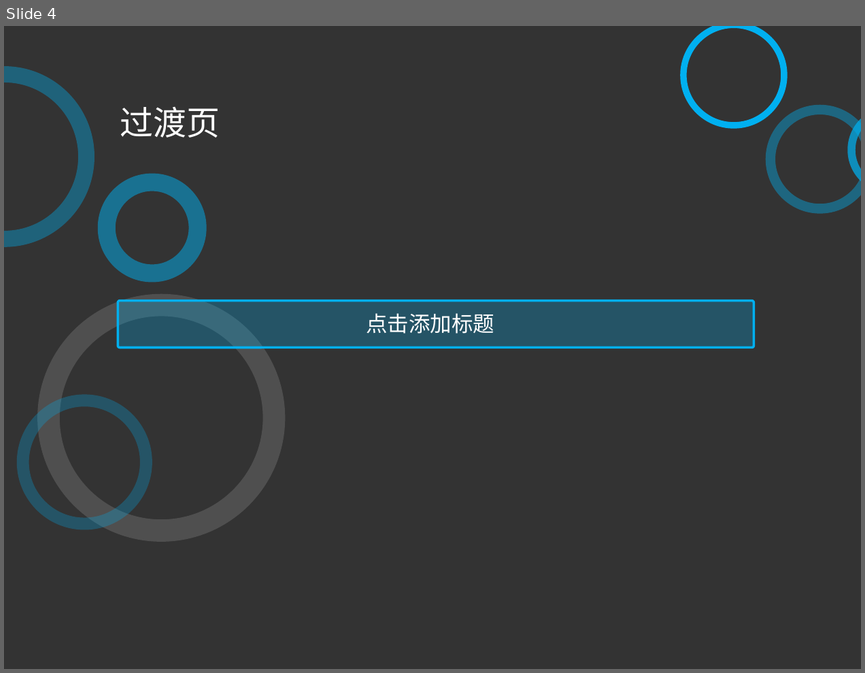
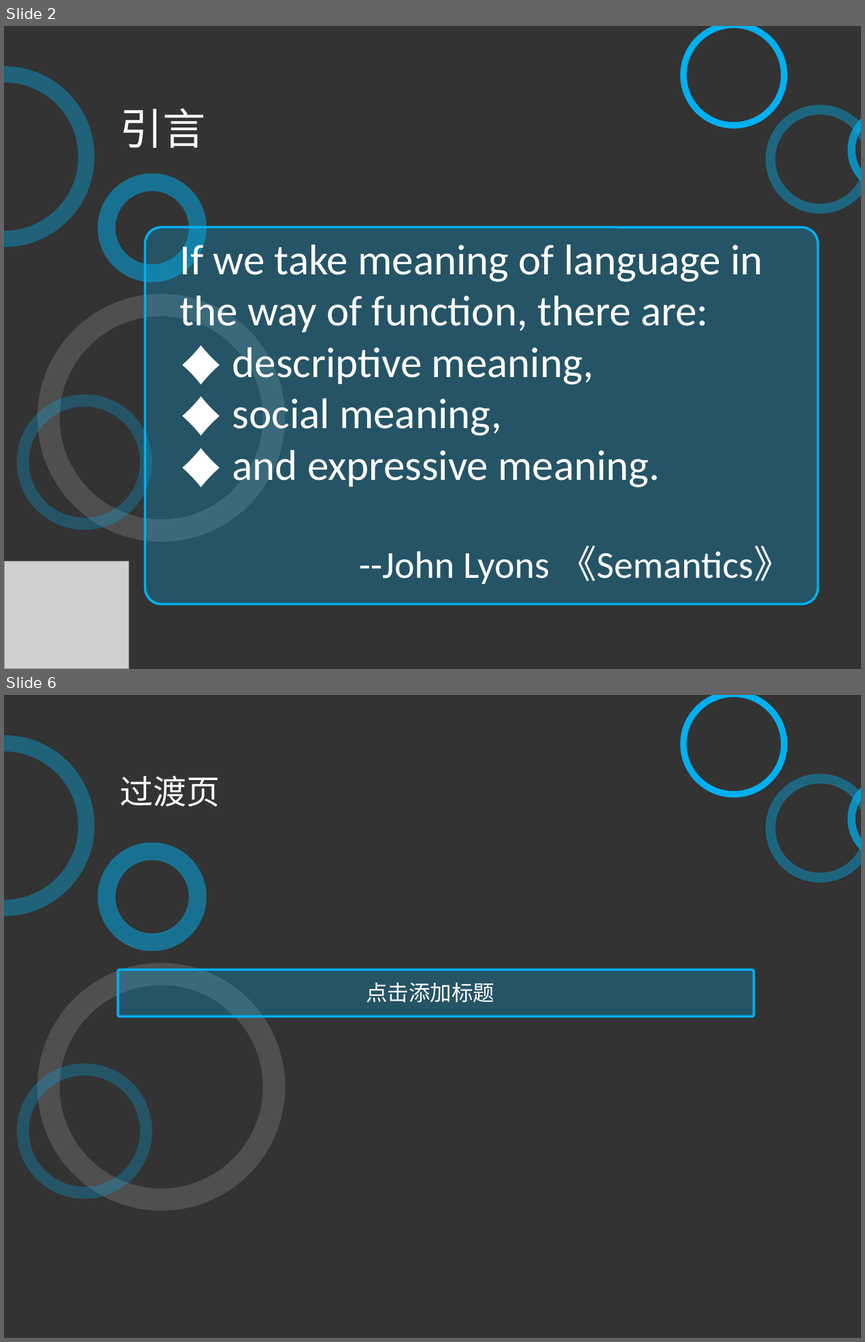
Before and after one commit to xsongx/MyThesis, a slide deck: 答辩.ppt. Shown one above the other, each under a label of ours: slide 4 before the commit, slides 2 and 6 after it; the slides between them are not shown. The pictures are 865x673 and 865x1342 pixels, drawn with LibreOffice and Linux fonts; fonts in the diff are those of the drawing; grey boxes stand for pictures. Boxes give left, top, right and bottom in pixels: in the first picture for what was removed or moved away, otherwise in the second. Text is boxed around its words. In the diff, an @@ line names an element or a change of style, - is before the commit and + after.

```diff
--- a/答辩.ppt
+++ b/答辩.ppt
@@ slide 2 added at box(4, 26, 861, 669), background #333333 @@
@@ freeform shape added at box(680, 26, 787, 129), fill #00B0F0 @@
@@ freeform shape added at box(4, 66, 95, 247), fill #00B0F0 at 38% opacity @@
@@ freeform shape added at box(766, 105, 861, 214), fill #00B0F0 at 41% opacity @@
@@ freeform shape added at box(847, 106, 861, 194), fill #00B0F0 at 72% opacity @@
@@ text added at box(120, 108, 206, 148), 36 pt, text #FFFFFF @@
+引言
@@ freeform shape added at box(97, 174, 206, 282), fill #00B0F0 at 50% opacity @@
@@ rounded rectangle added at box(145, 227, 818, 604), fill #00B0F0 at 27% opacity, outline #00B0F0 2.01 pt @@
@@ text added at box(179, 238, 791, 584), 36 pt, text #FFFFFF @@
+If we take meaning of language in the way of function, there are:
+♦ descriptive meaning,
+♦ social meaning,
+♦ and expressive meaning.
+--John Lyons 《Semantics》
@@ freeform shape added at box(37, 294, 285, 542), fill #FFFFFF at 14% opacity @@
@@ freeform shape added at box(17, 395, 152, 530), fill #00B0F0 at 27% opacity @@
@@ picture added at box(4, 560, 128, 669) @@
@@ what was slide 4 is now slide 6 @@
```
Also in this commit, not shown: 3 other slides added, 2 slides removed, 28 other files.
